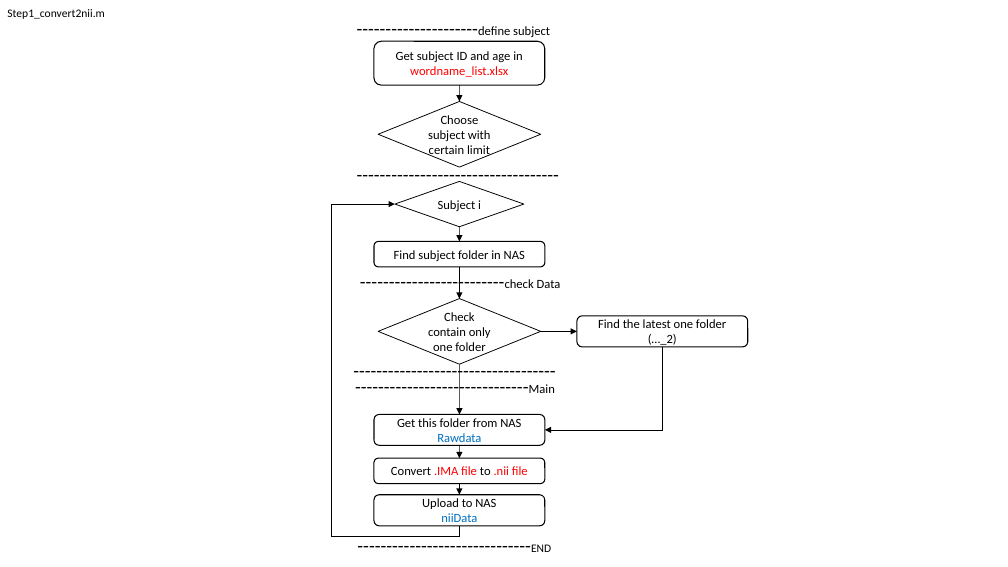
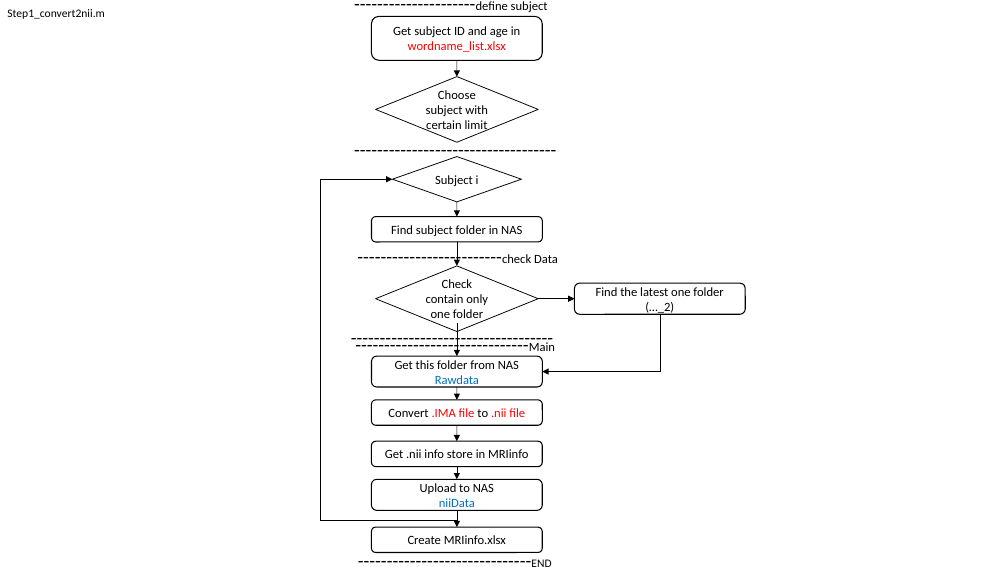
Before and after one commit to jiajeng/conn_pipline, a slide deck: slide 2 of process.pptx. Drawn at 1008x567 pixels with LibreOffice and Linux fonts; fonts in the diff are those of the drawing. Boxes give left, top, right and bottom in pixels: in the first picture for what was removed or moved away, otherwise in the second. Text is boxed around its words. In the diff, an @@ line names an element or a change of style, - is before the commit and + after.

Commit message:
check the process

```diff
--- a/process.pptx
+++ b/process.pptx
@@ 3 texts, 1 diamond moved together from (x1=349, y1=26, x2=569, y2=288) to (x1=347, y1=1, x2=566, y2=263) @@
@@ elbow arrow moved from (460, 526) - (395, 204) to (457, 510) - (392, 179) @@
@@ 2 rounded rectangles, 2 arrows, 1 diamond moved together from (x1=374, y1=42, x2=545, y2=267) to (x1=371, y1=17, x2=542, y2=243) @@
@@ diamond "Check contain only one folder" moved from (x1=378, y1=299, x2=541, y2=364) to (x1=376, y1=266, x2=538, y2=332) @@
@@ arrow moved from (460, 267) - (460, 299) to (457, 242) - (457, 266) @@
@@ arrow moved from (541, 331) - (577, 331) to (538, 299) - (575, 299) @@
@@ rounded rectangle "Find the latest one folder" moved from (x1=577, y1=316, x2=748, y2=347) to (x1=575, y1=284, x2=746, y2=315) @@
@@ text "-----------------------------------" moved from (x1=346, y1=355, x2=566, y2=385) to (x1=343, y1=322, x2=563, y2=352) @@
@@ arrow moved from (460, 364) - (460, 414) to (457, 323) - (457, 356) @@
@@ elbow arrow moved from (662, 347) - (545, 430) to (660, 315) - (542, 372) @@
@@ text "------------------------------Main" moved from (x1=529, y1=384, x2=555, y2=393) to (x1=529, y1=342, x2=555, y2=351) @@
@@ 2 rounded rectangles, 1 arrow moved together from (x1=374, y1=414, x2=545, y2=484) to (x1=371, y1=356, x2=542, y2=426) @@
@@ rounded rectangle added at (x1=371, y1=442, x2=542, y2=467), fill #FFFFFF, outline #000000 1 pt, 12 pt, text #000000 @@
+Get .nii info store in MRIinfo
@@ arrow added from (457, 426) to (457, 442), #000000 0.5 pt @@
@@ rounded rectangle "Upload to NAS" moved from (x1=374, y1=495, x2=545, y2=526) to (x1=371, y1=479, x2=542, y2=510) @@
@@ arrow moved from (460, 484) - (460, 495) to (457, 467) - (457, 479) @@
@@ rounded rectangle added at (x1=371, y1=527, x2=542, y2=553), fill #FFFFFF, outline #000000 1 pt, 12 pt, text #000000 @@
+Create MRIinfo.xlsx
@@ arrow added from (457, 510) to (457, 527), #000000 0.5 pt @@
@@ text "------------------------------END" rewrapped from (x1=531, y1=544, x2=551, y2=552) to (x1=351, y1=545, x2=563, y2=567) @@
```
Also in this commit, not shown: 1 slide added, 2 slides removed, 1 other file.
